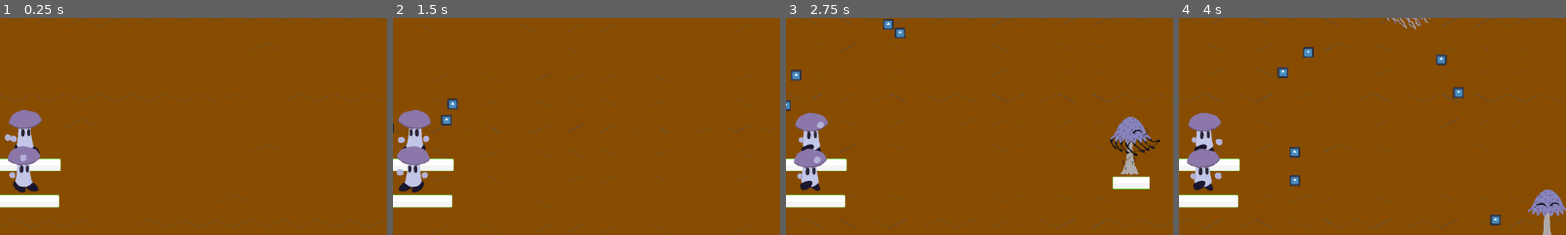
Above: before the commit, frames 1-4 (left to right).
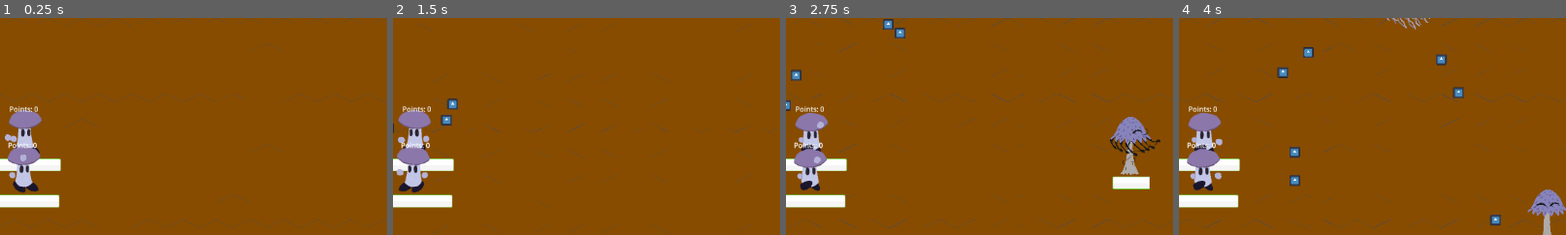
Above: after the commit, the same moments.

Repository: VideoJams/PixelGameJam2025
Game: Godot game, scene res://Scenes/world.tscn
Two runs of this game, one before a commit and one after it. Both use one fixed random seed, a clock stepped at 60 frames per second and the inputs below. This scene is started directly instead of the project's main scene. The engine's default icon, where the game draws it, is replaced by a stand-in: a white triangle on a blue panel in a dark square.
Inputs (mouse positions are % of the whole screen's width and height, from its top left):
- Up to frame 1 (0.25 s): no input
- Up to frame 2 (1.5 s): move the mouse to (72, 45) at 0.52 s; hold D (right) 0.53-1.28 s; click (72, 45) at 0.6 s; move the mouse to (30, 55) at 1.27 s; hold S (down) from 1.28 s (still down); click (30, 55) at 1.35 s
- Up to frame 3 (2.75 s): move the mouse to (60, 28) at 2.02 s; release S (down) at 2.03 s; hold D (right) from 2.03 s (still down); click (60, 28) at 2.1 s
- Up to frame 4 (4 s): move the mouse to (45, 70) at 2.77 s; release D (right) at 2.78 s; hold W (up) 2.78-3.53 s; click (45, 70) at 2.85 s; move the mouse to (80, 65) at 3.52 s; hold A (left) from 3.53 s (still down); click (80, 65) at 3.6 s
The pictures show only the part of the screen within x 47-97%, y 22-72%; the shares and areas given below are measured in that part.

The runs differ from the first frame. In frame 1, 0.2% of the frame differs, in the area x 2-10%, y 40-61%; in frame 2, 0.2%; in frame 3, 0.3%; in frame 4, 0.3%.

Commit message:
Add and display points for growing trees

Diff:
--- a/Scenes/mushie.tscn
+++ b/Scenes/mushie.tscn
@@ -83,3 +83,14 @@
 offset_right = 111.0
 offset_bottom = 101.0
 texture_progress = ExtResource("8_jwnhi")
+
+[node name="Points" type="Label" parent="Control"]
+layout_mode = 0
+offset_left = -45.0
+offset_top = -100.0
+offset_right = 45.0
+offset_bottom = -70.0
+theme_override_font_sizes/font_size = 21
+text = "Points: 0"
+horizontal_alignment = 1
+vertical_alignment = 1
--- a/Scripts/mushie.gd
+++ b/Scripts/mushie.gd
@@ -1,7 +1,8 @@
 extends CharacterBody2D
 
 @onready var pellet_scene: PackedScene = preload("res://Scenes/projectile_generic.tscn")
-
+@onready var points_UI = $Control/Points
+var points = 0
 @export var moveSpeed = 200.0
 @export var health = 50.0
 @export var damage = 10.0
@@ -43,6 +44,11 @@
 	$AnimatedSprite2D.flip_h = get_global_mouse_position().x < global_position.x
 	$HandSprite.look_at(get_global_mouse_position())
 
+func gain_point():
+	points += 1
+	$Control/Points.text = "Points: %d" % points
+	print(points)
+
 func take_damage(damage: float):
 	health -= damage
 	$Control/HealthBar.value = health
--- a/Scripts/world.gd
+++ b/Scripts/world.gd
@@ -104,6 +104,8 @@
 			add_child(new_tree)
 			new_tree.global_position = tilemap.to_global(tilemap.map_to_local(cell))
 			new_tree.z_index = int(global_position.y)
+			mushie.gain_point()
+			print("point gain")
 
 		var new_atlas_coords: Vector2i = Vector2i(new_linear_index, 0)
 		tilemap.set_cell(cell, source_id, new_atlas_coords)
